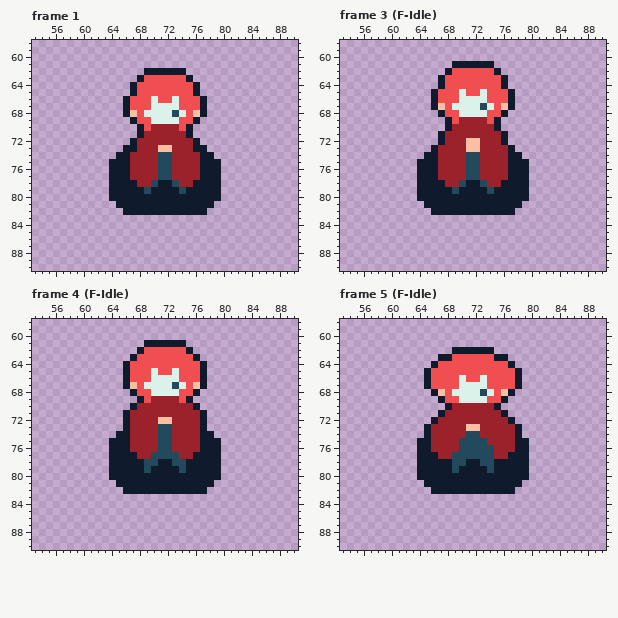
Pixel-art file, stored at Assets/Animations/Red Character.aseprite. The picture above was drawn from the file before the commit.
144x144 pixels, 46 frames. Shown: frame 1: x 53..90, y 58..90; frame 3 (F-Idle): x 53..90, y 58..90; frame 4 (F-Idle): x 53..90, y 58..90; frame 5 (F-Idle): x 53..90, y 58..90. The commit also changed other frames, which this record leaves out.
Now the later version:
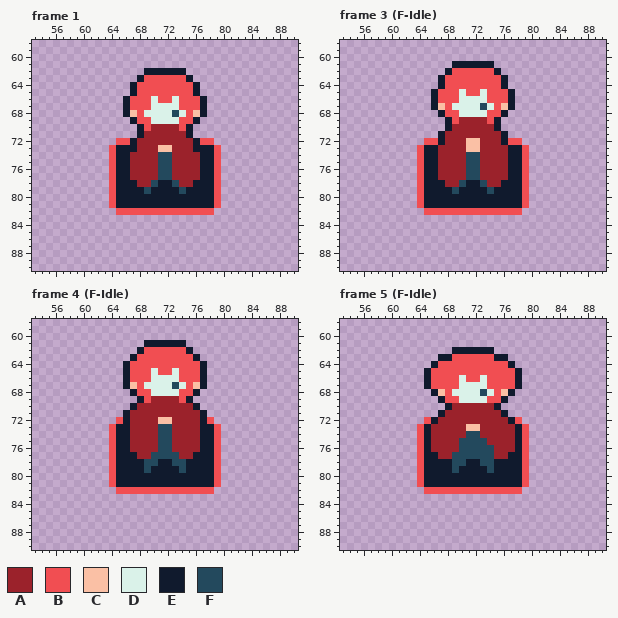
Palette (. is transparent): A #9b222b  B #f14e52  C #fac0a5  D #daf2e9  E #101a2d  F #23495d
Diff:
Changed rows in their new state; - is an unchanged pixel.
Frame 1, layer "Shadow":
first column x 64:
72 -BB----------BB-
73 BE------------EB
74 B--------------B
75 B--------------B
76 B--------------B
77 B--------------B
78 B--------------B
79 B--------------B
80 B--------------B
81 B--------------B
82 -BBBBBBBBBBBBBB-
Frame 3 (F-Idle), layer "Shadow": the same change as frame 1
Frame 4 (F-Idle), layer "Shadow":
first column x 64:
72 -B------------B-
73 BE------------EB
74 B--------------B
75 B--------------B
76 B--------------B
77 B--------------B
78 B--------------B
79 B--------------B
80 B--------------B
81 B--------------B
82 -BBBBBBBBBBBBBB-
Frame 5 (F-Idle), layer "Shadow":
first column x 64:
72 -B------------B-
73 B--------------B
74 B--------------B
75 B--------------B
76 B--------------B
77 B--------------B
78 B--------------B
79 B--------------B
80 B--------------B
81 B--------------B
82 -BBBBBBBBBBBBBB-
